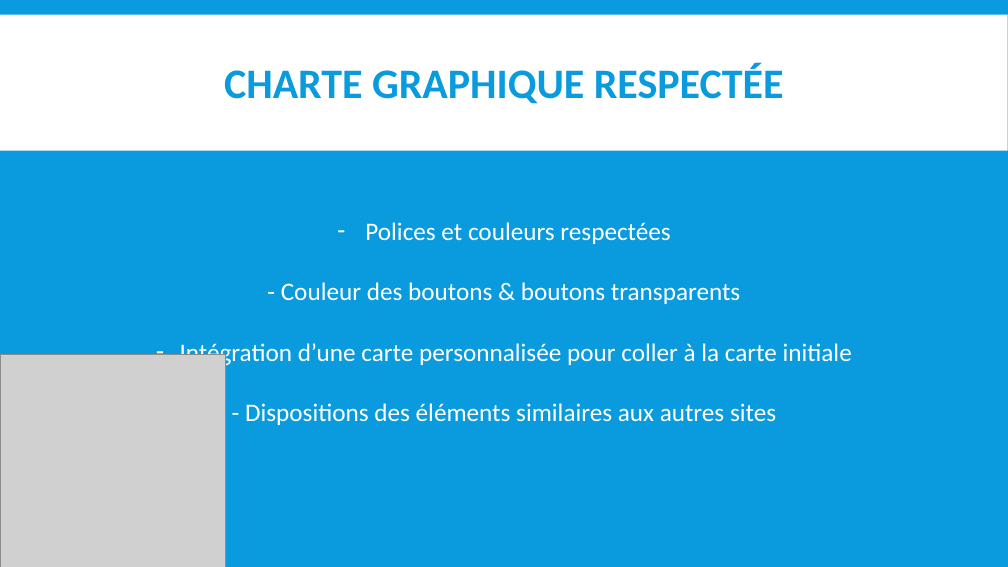
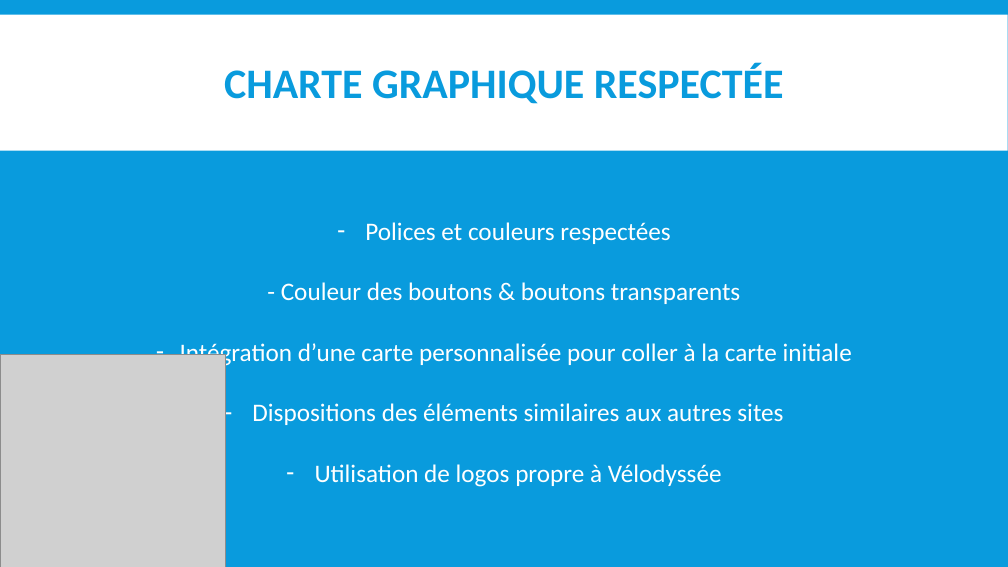
Before and after one commit to GrischK/EuroVelo-5, a slide deck: slide 9 of Ressources/Présentation Projet/Vélodyssée.pptx. Drawn at 1008x567 pixels with LibreOffice and Linux fonts; fonts in the diff are those of the drawing; grey boxes stand for pictures. Boxes give left, top, right and bottom in pixels: in the first picture for what was removed or moved away, otherwise in the second. Text is boxed around its words. In the diff, an @@ line names an element or a change of style, - is before the commit and + after.

```diff
--- a/Ressources/Présentation Projet/Vélodyssée.pptx
+++ b/Ressources/Présentation Projet/Vélodyssée.pptx
@@ text at bbox=[252, 403, 783, 487]: text changed @@
-- Dispositions des éléments similaires aux autres sites
+– Dispositions des éléments similaires aux autres sites
+– Utilisation de logos propre à Vélodyssée
```
Also in this commit, not shown: 2 other slides changed, 2 slides added, 1 slide removed.
